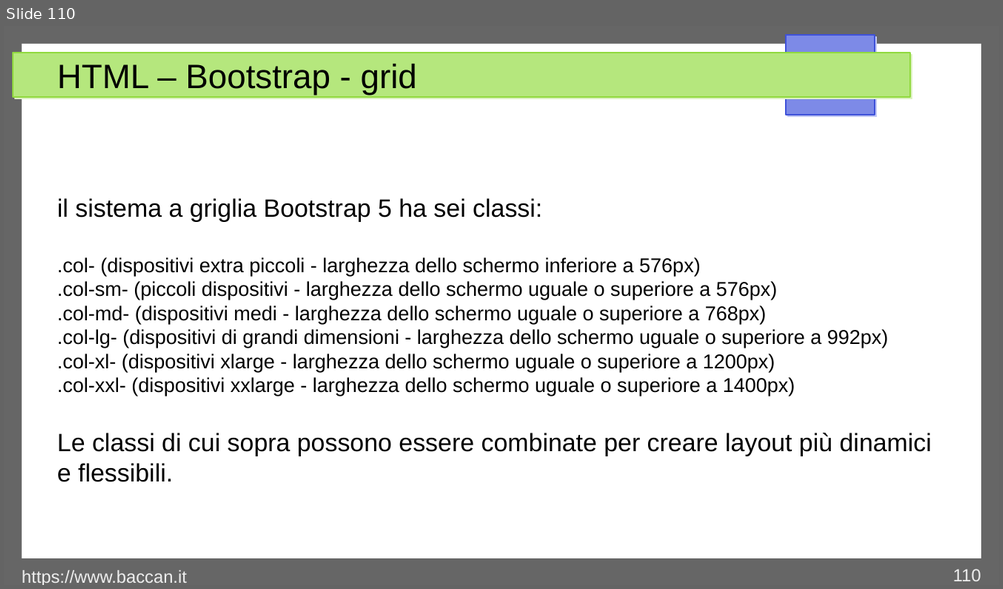
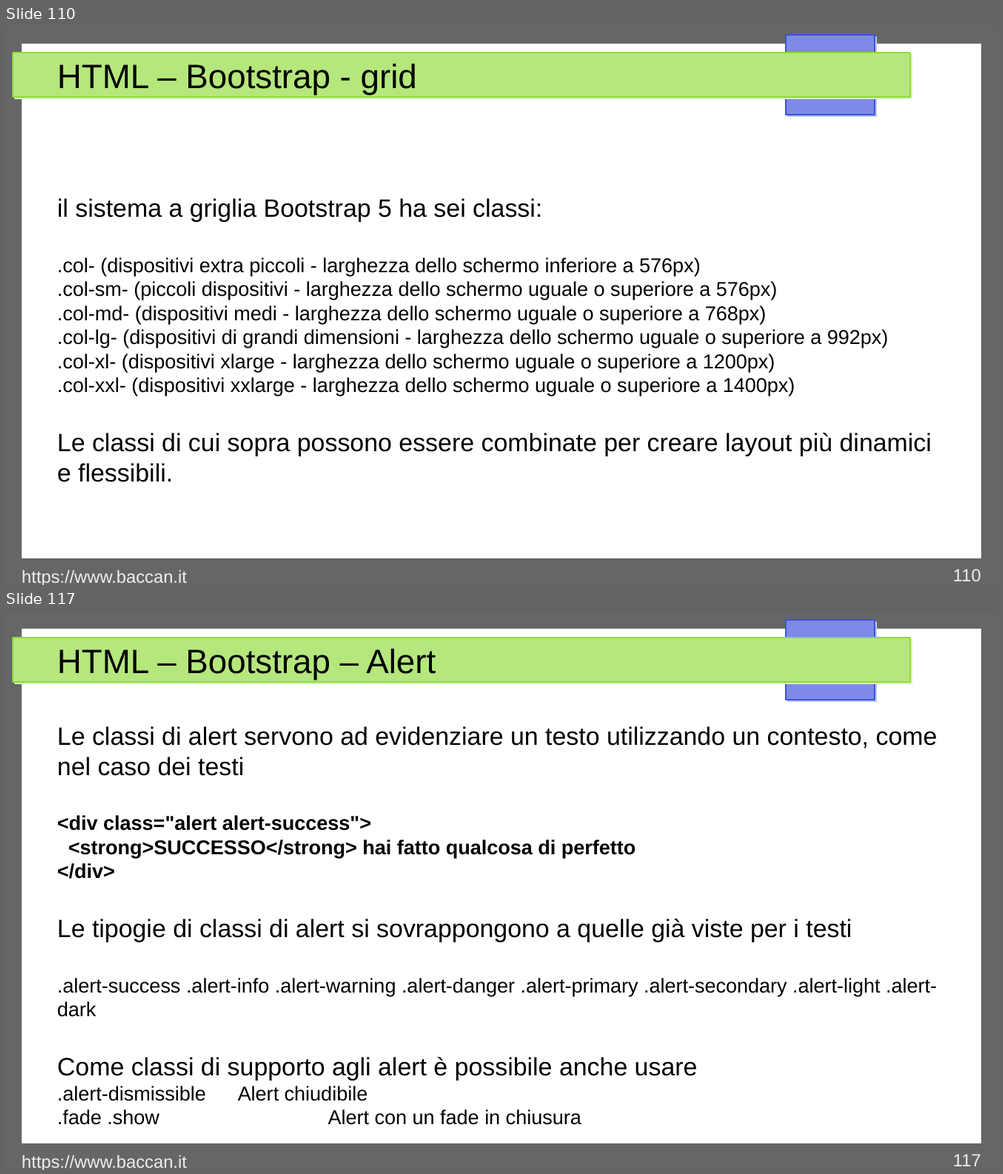
Before and after one commit to matteobaccan/CorsoHTML, a slide deck: Chapter_html.odp. Shown one above the other, each under a label of ours: slide 110 before the commit, slides 110 and 117 after it; the slides between them are not shown. The pictures are 1003x589 and 1003x1174 pixels, drawn with LibreOffice and Linux fonts; fonts in the diff are those of the drawing. Boxes give left, top, right and bottom in pixels: in the first picture for what was removed or moved away, otherwise in the second. Text is boxed around its words. In the diff, an @@ line names an element or a change of style, - is before the commit and + after.

Commit message:
Bootstrap

```diff
--- a/Chapter_html.odp
+++ b/Chapter_html.odp
@@ slide 117 added at bbox=[4, 611, 999, 1170], background #FFFFFF; not listed: 4 template elements that a slide beside it also shows @@
@@ title added at bbox=[57, 649, 435, 680], 27 pt, text #000000 @@
+HTML – Bootstrap – Alert
@@ text added at bbox=[57, 726, 937, 1125], 16 pt, text #000000 @@
+Le classi di alert servono ad evidenziare un testo utilizzando un contesto, come nel caso dei testi
+<div class="alert alert-success">
+<strong>SUCCESSO</strong> hai fatto qualcosa di perfetto
+</div>
+Le tipogie di classi di alert si sovrappongono a quelle già viste per i testi
+.alert-success .alert-info .alert-warning .alert-danger .alert-primary .alert-secondary .alert-light .alert-dark
+Come classi di supporto agli alert è possibile anche usare
+.alert-dismissible Alert chiudibile
+.fade .show Alert con un fade in chiusura
@@ text added at bbox=[22, 1156, 187, 1170], 14 pt, text #EEEEEE @@
+https://www.baccan.it
@@ page number added at bbox=[953, 1154, 981, 1167], 14 pt, text #EEEEEE @@
+117
```
Also in this commit, not shown: 2 slides changed, 7 other slides added, 8 other files.
